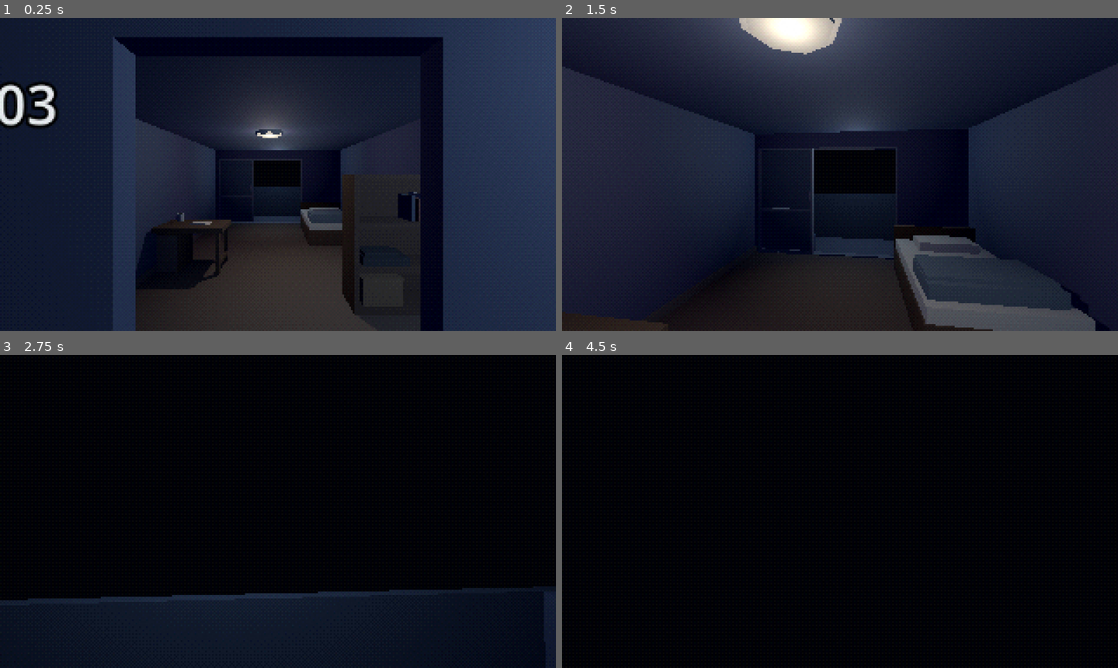
Above: before the commit, frames 1-4 (two rows, left to right).
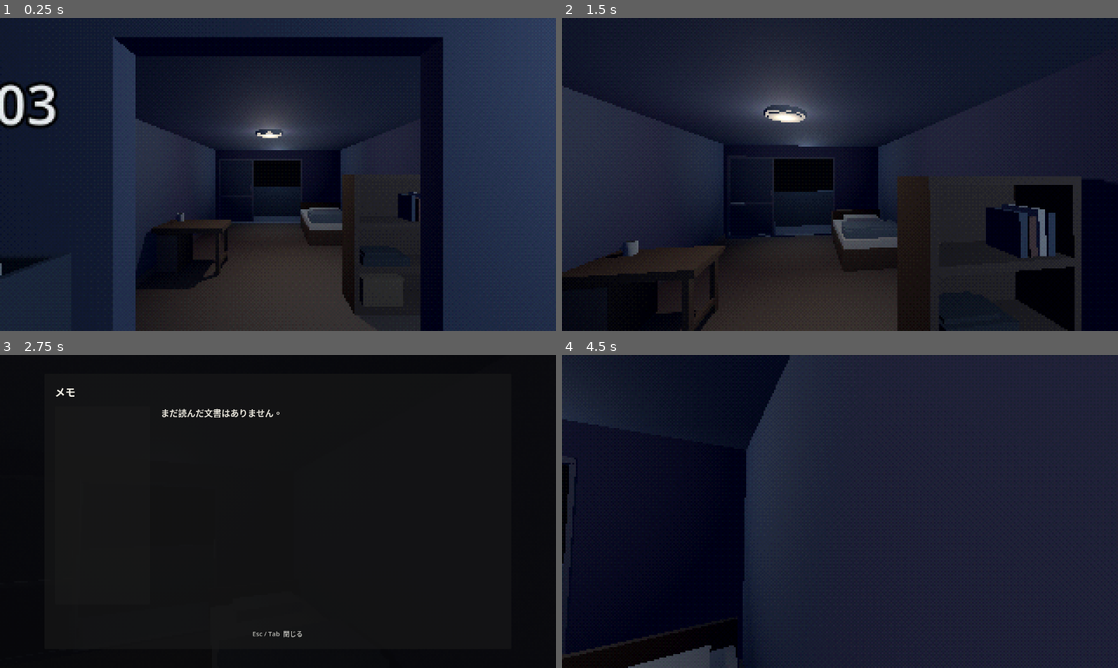
Above: after the commit, the same moments.

Repository: user-sato/tonari_no_heya
Game: Godot game, scene res://scenes/game_root.tscn
Two runs of this game, one before a commit and one after it. Both use one fixed random seed, a clock stepped at 60 frames per second and the inputs below.
Inputs (mouse positions are in pixels of both pictures, inside the frame that each line leads up to):
- Up to frame 1 (0.25 s): no input
- Up to frame 2 (1.5 s): tap Enter at 0.5 s; move the mouse to (867, 174) at 0.52 s; hold E (interact, bound only after the commit) 0.53-1.28 s; hold W (move_forward) from 0.53 s (still down); click (867, 174) at 0.67 s; tap Backspace (toggle_notebook, bound only after the commit) at 0.8, 1.35 s; move the mouse to (812, 174) at 1.27 s; click (812, 174) at 1.42 s
- Up to frame 3 (2.75 s): keep holding W (move_forward); tap E (interact, bound only after the commit) at 1.55 s; move the mouse to (289, 505) at 2.02 s; hold E (interact, bound only after the commit) from 2.03 s (still down); click (289, 505) at 2.17 s; tap Backspace (toggle_notebook, bound only after the commit) at 2.3 s
- Up to frame 4 (4.5 s): keep holding W (move_forward); move the mouse to (834, 517) at 2.77 s; release E (interact, bound only after the commit) at 2.78 s; tap Backspace (toggle_notebook, bound only after the commit) at 2.85, 3.8, 4.35 s; click (834, 517) at 2.92 s; tap E (interact, bound only after the commit) at 3.05 s; move the mouse to (878, 514) at 3.52 s; hold E (interact, bound only after the commit) 3.53-4.28 s; click (878, 514) at 3.67 s; tap Space at 4.25 s; move the mouse to (795, 508) at 4.27 s; click (795, 508) at 4.42 s

The runs differ from the first frame. In frame 1, 0.3% of the frame differs, in the area x 0-39%, y 64-83%; in frame 2, 37%; in frame 3, 5.2%; in frame 4, 84%, in the area x 0-100%, y 0-100%.

Commit message:
Implement M1 apartment investigation flow

Diff:
--- /dev/null
+++ b/data/documents/day1_mail.json
@@ -0,0 +1,22 @@
+[
+  {
+    "id": "electricity_notice",
+    "title": "電気料金 最終通知",
+    "body": "電気料金のお支払いについて、最終のご案内です。\n供給停止予定日：11月15日\n期日までにお支払いを確認できない場合は、同日に供給を停止いたします。"
+  },
+  {
+    "id": "delivery_notice",
+    "title": "不在票",
+    "body": "お荷物をお届けに伺いましたが、ご不在でした。\n再配達のお手続きをお願いいたします。"
+  },
+  {
+    "id": "advertisement",
+    "title": "広告",
+    "body": "暮らしのお困りごとは、お気軽にご相談ください。"
+  },
+  {
+    "id": "unknown_letter",
+    "title": "差出人不明の手紙",
+    "body": "夜中に壁を叩くのは、やめてください。"
+  }
+]
--- a/project.godot
+++ b/project.godot
@@ -6,6 +6,10 @@
 
 config/name="となりの部屋"
 run/main_scene="res://scenes/game_root.tscn"
+
+[autoload]
+
+GameState="*res://scripts/autoload/game_state.gd"
 
 [display]
 
@@ -34,6 +38,14 @@
 "deadzone": 0.5,
 "events": [Object(InputEventKey,"physical_keycode":4194305)]
 }
+interact={
+"deadzone": 0.5,
+"events": [Object(InputEventKey,"physical_keycode":69)]
+}
+toggle_notebook={
+"deadzone": 0.5,
+"events": [Object(InputEventKey,"physical_keycode":4194308)]
+}
 
 [rendering]
 
--- a/scenes/game_root.tscn
+++ b/scenes/game_root.tscn
@@ -1,9 +1,11 @@
-[gd_scene load_steps=6 format=3]
+[gd_scene load_steps=8 format=3]
 
 [ext_resource type="PackedScene" path="res://scenes/levels/apartment_floor.tscn" id="1_level"]
 [ext_resource type="PackedScene" path="res://scenes/player/player.tscn" id="2_player"]
 [ext_resource type="Script" path="res://scripts/rendering/low_resolution_view.gd" id="3_render"]
 [ext_resource type="Shader" path="res://shaders/ordered_dither.gdshader" id="4_shader"]
+[ext_resource type="PackedScene" path="res://scenes/ui/hud.tscn" id="5_hud"]
+[ext_resource type="Script" path="res://scripts/systems/m1_director.gd" id="6_director"]
 
 [sub_resource type="ShaderMaterial" id="ShaderMaterial_dither"]
 shader = ExtResource("4_shader")
@@ -35,11 +37,7 @@
 position = Vector3(0, 0.02, -0.8)
 rotation = Vector3(0, 3.1415927, 0)
 
-[node name="UI" type="Control" parent="."]
-layout_mode = 1
-anchors_preset = 15
-anchor_right = 1.0
-anchor_bottom = 1.0
-grow_horizontal = 2
-grow_vertical = 2
-mouse_filter = 2
+[node name="HUD" parent="." instance=ExtResource("5_hud")]
+
+[node name="M1Director" type="Node" parent="."]
+script = ExtResource("6_director")
--- a/scenes/levels/apartment_floor.tscn
+++ b/scenes/levels/apartment_floor.tscn
@@ -1,4 +1,6 @@
-[gd_scene load_steps=23 format=3]
+[gd_scene load_steps=25 format=3]
+
+[ext_resource type="Script" path="res://scripts/interaction/interactable.gd" id="1_interactable"]
 
 [sub_resource type="StandardMaterial3D" id="Concrete"]
 albedo_color = Color(0.35, 0.39, 0.43, 1)
@@ -90,6 +92,9 @@
 [sub_resource type="BoxShape3D" id="DeskBounds"]
 size = Vector3(1.1, 0.76, 0.65)
 
+[sub_resource type="BoxShape3D" id="MailboxBounds"]
+size = Vector3(0.46, 0.38, 0.24)
+
 [node name="ApartmentFloor" type="Node3D"]
 
 [node name="WorldEnvironment" type="WorldEnvironment" parent="."]
@@ -138,6 +143,9 @@
 size = Vector3(0.9, 2.04, 0.08)
 material = SubResource("Metal")
 use_collision = true
+script = ExtResource("1_interactable")
+interaction_id = &"door_202"
+prompt_text = "扉を調べる"
 
 [node name="Number202" type="Label3D" parent="Corridor"]
 position = Vector3(-4.2, 1.75, -0.145)
@@ -179,6 +187,70 @@
 light_energy = 1.35
 omni_range = 6.0
 
+[node name="Mailbox203" type="Node3D" parent="Corridor"]
+position = Vector3(0.97, 1.17, -0.19)
+script = ExtResource("1_interactable")
+interaction_id = &"mailbox_203"
+prompt_text = "郵便物を取る"
+
+[node name="Body" type="StaticBody3D" parent="Corridor/Mailbox203"]
+
+[node name="CollisionShape3D" type="CollisionShape3D" parent="Corridor/Mailbox203/Body"]
+position = Vector3(0, 0.02, 0)
+shape = SubResource("MailboxBounds")
+
+[node name="Back" type="CSGBox3D" parent="Corridor/Mailbox203"]
+position = Vector3(0, 0, 0.105)
+size = Vector3(0.46, 0.3, 0.025)
+material = SubResource("Metal")
+
+[node name="Interior" type="CSGBox3D" parent="Corridor/Mailbox203"]
+position = Vector3(0, 0.02, 0.088)
+size = Vector3(0.41, 0.24, 0.01)
+material = SubResource("Window")
+
+[node name="LeftSide" type="CSGBox3D" parent="Corridor/Mailbox203"]
+position = Vector3(-0.218, 0, 0)
+size = Vector3(0.025, 0.3, 0.23)
+material = SubResource("Metal")
+
+[node name="RightSide" type="CSGBox3D" parent="Corridor/Mailbox203"]
+position = Vector3(0.218, 0, 0)
+size = Vector3(0.025, 0.3, 0.23)
+material = SubResource("Metal")
+
+[node name="Base" type="CSGBox3D" parent="Corridor/Mailbox203"]
+position = Vector3(0, -0.138, 0)
+size = Vector3(0.46, 0.025, 0.23)
+material = SubResource("Metal")
+
+[node name="Front" type="CSGBox3D" parent="Corridor/Mailbox203"]
+position = Vector3(0, -0.045, -0.105)
+size = Vector3(0.46, 0.21, 0.025)
+material = SubResource("Metal")
+
+[node name="Number" type="Label3D" parent="Corridor/Mailbox203"]
+position = Vector3(0, -0.045, -0.122)
+rotation = Vector3(0, 3.1415927, 0)
+text = "203"
+font_size = 40
+pixel_size = 0.0016
+modulate = Color(0.9, 0.92, 0.93, 1)
+
+[node name="MailStack" type="Node3D" parent="Corridor/Mailbox203"]
+
+[node name="EnvelopeLower" type="CSGBox3D" parent="Corridor/Mailbox203/MailStack"]
+position = Vector3(-0.025, 0.085, -0.025)
+rotation = Vector3(-0.12, 0, 0.07)
+size = Vector3(0.3, 0.21, 0.012)
+material = SubResource("Paper")
+
+[node name="EnvelopeUpper" type="CSGBox3D" parent="Corridor/Mailbox203/MailStack"]
+position = Vector3(0.025, 0.065, -0.05)
+rotation = Vector3(-0.16, 0, -0.09)
+size = Vector3(0.26, 0.18, 0.012)
+material = SubResource("Paper")
+
 [node name="Room203" type="Node3D" parent="."]
 
 [node name="Floor" type="CSGBox3D" parent="Room203"]
@@ -233,6 +305,10 @@
 
 [node name="Desk" type="Node3D" parent="Room203"]
 position = Vector3(1.42, 0.38, 2.7)
+script = ExtResource("1_interactable")
+interaction_id = &"desk_mail"
+prompt_text = "郵便物を置く"
+enabled = false
 
 [node name="Body" type="StaticBody3D" parent="Room203/Desk"]
 
@@ -415,13 +491,16 @@
 size = Vector3(0.055, 0.06, 0.5)
 material = SubResource("Furniture")
 
-[node name="EnvelopeLower" type="CSGBox3D" parent="Room203/Desk"]
+[node name="PlacedMail" type="Node3D" parent="Room203/Desk"]
+visible = false
+
+[node name="EnvelopeLower" type="CSGBox3D" parent="Room203/Desk/PlacedMail"]
 position = Vector3(-0.13, 0.389, -0.055)
 size = Vector3(0.3, 0.012, 0.2)
 material = SubResource("Paper")
 rotation = Vector3(0, 0.08, 0)
 
-[node name="EnvelopeUpper" type="CSGBox3D" parent="Room203/Desk"]
+[node name="EnvelopeUpper" type="CSGBox3D" parent="Room203/Desk/PlacedMail"]
 position = Vector3(-0.105, 0.403, -0.06)
 size = Vector3(0.26, 0.012, 0.18)
 material = SubResource("Paper")
--- a/scenes/player/player.tscn
+++ b/scenes/player/player.tscn
@@ -1,6 +1,7 @@
-[gd_scene load_steps=3 format=3]
+[gd_scene load_steps=4 format=3]
 
 [ext_resource type="Script" path="res://scripts/player/player_controller.gd" id="1_player"]
+[ext_resource type="Script" path="res://scripts/interaction/interaction_ray.gd" id="2_interaction"]
 
 [sub_resource type="CapsuleShape3D" id="CapsuleShape3D_player"]
 radius = 0.3
@@ -19,3 +20,7 @@
 [node name="Camera3D" type="Camera3D" parent="Head"]
 current = true
 fov = 75.0
+
+[node name="InteractionRay" type="RayCast3D" parent="Head/Camera3D"]
+target_position = Vector3(0, 0, -2)
+script = ExtResource("2_interaction")
--- /dev/null
+++ b/scenes/ui/hud.tscn
@@ -0,0 +1,6 @@
+[gd_scene load_steps=2 format=3]
+
+[ext_resource type="Script" path="res://scripts/ui/hud.gd" id="1"]
+
+[node name="HUD" type="CanvasLayer"]
+script = ExtResource("1")
--- /dev/null
+++ b/scripts/autoload/game_state.gd
@@ -0,0 +1,38 @@
+extends Node
+
+signal flag_changed(flag_name: StringName, value: bool)
+signal document_read(document_id: StringName)
+
+var day_index: int = 1
+var flags: Dictionary = {}
+var read_documents: Dictionary = {}
+var read_document_order: Array[StringName] = []
+
+
+func has_flag(flag_name: StringName) -> bool:
+	return bool(flags.get(flag_name, false))
+
+
+func set_flag(flag_name: StringName, value: bool = true) -> void:
+	if has_flag(flag_name) == value:
+		return
+	flags[flag_name] = value
+	flag_changed.emit(flag_name, value)
+
+
+func mark_document_read(document: Dictionary) -> void:
+	var document_id := StringName(document.get("id", ""))
+	if document_id.is_empty():
+		return
+	if not read_documents.has(document_id):
+		read_document_order.append(document_id)
+	read_documents[document_id] = document.duplicate(true)
+	document_read.emit(document_id)
+
+
+func get_read_documents() -> Array[Dictionary]:
+	var documents: Array[Dictionary] = []
+	for document_id in read_document_order:
+		if read_documents.has(document_id):
+			documents.append(read_documents[document_id].duplicate(true))
+	return documents
--- /dev/null
+++ b/scripts/interaction/interactable.gd
@@ -0,0 +1,17 @@
+class_name Interactable
+extends Node3D
+
+signal interacted
+
+@export var interaction_id: StringName
+@export var prompt_text: String = "調べる"
+@export var enabled: bool = true
+
+
+func _enter_tree() -> void:
+	add_to_group("interactable")
+
+
+func interact() -> void:
+	if enabled:
+		interacted.emit()
--- /dev/null
+++ b/scripts/interaction/interaction_ray.gd
@@ -0,0 +1,51 @@
+class_name InteractionRay
+extends RayCast3D
+
+signal prompt_changed(prompt: String)
+signal interaction_requested(target: Interactable)
+
+var _interaction_enabled: bool = true
+var _target: Interactable
+var _prompt: String = ""
+
+
+func _ready() -> void:
+	target_position = Vector3(0.0, 0.0, -2.0)
+
+
+func _physics_process(_delta: float) -> void:
+	_update_target()
+
+
+func _unhandled_input(event: InputEvent) -> void:
+	if not _interaction_enabled or not event.is_action_pressed("interact") or event.is_echo():
+		return
+	_update_target()
+	if is_instance_valid(_target) and _target.enabled:
+		var target := _target
+		interaction_requested.emit(target)
+		if is_instance_valid(target):
+			target.interact()
+		get_viewport().set_input_as_handled()
+
+
+func set_interaction_enabled(value: bool) -> void:
+	_interaction_enabled = value
+	_update_target()
+
+
+func _update_target() -> void:
+	var found: Interactable = null
+	if _interaction_enabled and is_colliding():
+		var node := get_collider() as Node
+		while node != null:
+			if node is Interactable:
+				if node.enabled:
+					found = node
+				break
+			node = node.get_parent()
+	_target = found
+	var prompt := found.prompt_text if found != null else ""
+	if prompt != _prompt:
+		_prompt = prompt
+		prompt_changed.emit(_prompt)
--- a/scripts/player/player_controller.gd
+++ b/scripts/player/player_controller.gd
@@ -4,6 +4,7 @@
 @export var mouse_sensitivity: float = 0.002
 
 @onready var head: Node3D = $Head
+var input_enabled: bool = true
 
 
 func _ready() -> void:
@@ -11,6 +12,8 @@
 
 
 func _unhandled_input(event: InputEvent) -> void:
+	if not input_enabled:
+		return
 	if event.is_action_pressed("toggle_mouse_capture") and not event.is_echo():
 		if Input.mouse_mode == Input.MOUSE_MODE_CAPTURED:
 			Input.mouse_mode = Input.MOUSE_MODE_VISIBLE
@@ -26,8 +29,17 @@
 	if not is_on_floor():
 		velocity += get_gravity() * delta
 
-	var input_direction := Input.get_vector("move_left", "move_right", "move_forward", "move_backward")
+	var input_direction := Vector2.ZERO
+	if input_enabled:
+		input_direction = Input.get_vector("move_left", "move_right", "move_forward", "move_backward")
 	var direction := (transform.basis * Vector3(input_direction.x, 0.0, input_direction.y)).normalized()
 	velocity.x = direction.x * walk_speed
 	velocity.z = direction.z * walk_speed
 	move_and_slide()
+
+
+func set_input_enabled(value: bool) -> void:
+	input_enabled = value
+	if not value:
+		velocity.x = 0.0
+		velocity.z = 0.0
--- /dev/null
+++ b/scripts/systems/m1_director.gd
@@ -0,0 +1,104 @@
+extends Node
+
+const DOCUMENT_PATH := "res://data/documents/day1_mail.json"
+
+@onready var world: SubViewport = get_parent().get_node("WorldDisplay/WorldView")
+@onready var level: Node3D = world.get_node("ApartmentFloor")
+@onready var player: CharacterBody3D = world.get_node("Player")
+@onready var interaction_ray: InteractionRay = player.get_node("Head/Camera3D/InteractionRay")
+@onready var hud: CanvasLayer = get_parent().get_node("HUD")
+@onready var game_state = get_node("/root/GameState")
+
+var documents: Array[Dictionary] = []
+var documents_by_id: Dictionary = {}
+
+
+func _ready() -> void:
+	_load_documents()
+	interaction_ray.prompt_changed.connect(hud.set_interaction_prompt)
+	interaction_ray.interaction_requested.connect(_on_interaction_requested)
+	hud.overlay_opened.connect(_on_overlay_opened)
+	hud.overlay_closed.connect(_on_overlay_closed)
+	hud.document_viewed.connect(_on_document_viewed)
+	hud.notebook_requested.connect(_on_notebook_requested)
+	_apply_world_state()
+
+
+func _load_documents() -> void:
+	var parsed: Variant = JSON.parse_string(FileAccess.get_file_as_string(DOCUMENT_PATH))
+	if not parsed is Array:
+		push_error("Day 1 mail data could not be loaded")
+		return
+	for value in parsed:
+		if value is Dictionary:
+			var document: Dictionary = value.duplicate(true)
+			documents.append(document)
+			documents_by_id[StringName(document.get("id", ""))] = document
+
+
+func _on_interaction_requested(target: Interactable) -> void:
+	match target.interaction_id:
+		&"mailbox_203":
+			_collect_mail()
+		&"desk_mail":
+			_inspect_mail()
+		&"door_202":
+			game_state.set_flag(&"door_202_examined")
+			hud.show_message("返事はない。鍵が掛かっている。")
+
+
+func _collect_mail() -> void:
+	if game_state.has_flag(&"mail_collected"):
+		return
+	game_state.set_flag(&"mail_collected")
+	_apply_world_state()
+	hud.show_message("郵便物を回収した。机で確認しよう。")
+
+
+func _inspect_mail() -> void:
+	if not game_state.has_flag(&"mail_collected"):
+		return
+	if not game_state.has_flag(&"mail_placed"):
+		game_state.set_flag(&"mail_placed")
+		_apply_world_state()
+	hud.open_documents(documents)
+
+
+func _on_document_viewed(document_id: StringName) -> void:
+	if not documents_by_id.has(document_id):
+		return
+	game_state.mark_document_read(documents_by_id[document_id])
+	if document_id == &"unknown_letter":
+		game_state.set_flag(&"letter_read")
+	elif document_id == &"electricity_notice":
+		game_state.set_flag(&"power_cut_notice_seen")
+
+
+func _on_notebook_requested() -> void:
+	hud.open_notebook(game_state.get_read_documents())
+
+
+func _on_overlay_opened() -> void:
+	player.set_input_enabled(false)
+	interaction_ray.set_interaction_enabled(false)
+	Input.mouse_mode = Input.MOUSE_MODE_VISIBLE
+
+
+func _on_overlay_closed() -> void:
+	player.set_input_enabled(true)
+	interaction_ray.set_interaction_enabled(true)
+	Input.mouse_mode = Input.MOUSE_MODE_CAPTURED
+
+
+func _apply_world_state() -> void:
+	var mailbox := level.get_node("Corridor/Mailbox203") as Interactable
+	var desk := level.get_node("Room203/Desk") as Interactable
+	var mail_stack := mailbox.get_node("MailStack") as Node3D
+	var placed_mail := desk.get_node("PlacedMail") as Node3D
+	var collected: bool = game_state.has_flag(&"mail_collected")
+	var placed: bool = game_state.has_flag(&"mail_placed")
+	mailbox.enabled = not collected
+	mail_stack.visible = not collected
+	desk.enabled = collected
+	desk.prompt_text = "郵便物を見る" if placed else "郵便物を置く"
+	placed_mail.visible = placed
--- /dev/null
+++ b/scripts/ui/hud.gd
@@ -0,0 +1,214 @@
+extends CanvasLayer
+
+signal overlay_opened
+signal overlay_closed
+signal document_viewed(id: StringName)
+signal notebook_requested
+
+var _mode := ""
+var _pages: Array[Dictionary] = []
+var _page_index := 0
+var _message_serial := 0
+var _prompt: Label
+var _crosshair: Label
+var _message: Label
+var _shade: ColorRect
+var _title: Label
+var _body: Label
+var _counter: Label
+var _hint: Label
+var _list: ItemList
+
+
+func _ready() -> void:
+	_build_ui()
+
+
+func set_interaction_prompt(text: String) -> void:
+	_prompt.text = "[E] " + text if not text.is_empty() else ""
+	_prompt.visible = not text.is_empty() and _mode.is_empty()
+
+
+func show_message(text: String) -> void:
+	_message_serial += 1
+	var serial := _message_serial
+	_message.text = text
+	_message.visible = not text.is_empty() and _mode.is_empty()
+	if not text.is_empty():
+		await get_tree().create_timer(3.5).timeout
+		if serial == _message_serial:
+			_message.hide()
+
+
+func open_documents(pages: Array[Dictionary]) -> void:
+	_pages = pages.duplicate(true)
+	_page_index = 0
+	_open("documents")
+	_refresh_page()
+
+
+func open_notebook(entries: Array[Dictionary]) -> void:
+	_pages = entries.duplicate(true)
+	_page_index = 0
+	_open("notebook")
+	_list.clear()
+	for entry in _pages:
+		_list.add_item(str(entry.get("title", "無題")))
+	if not _pages.is_empty():
+		_list.select(0)
+	_refresh_page()
+
+
+func close_overlay() -> void:
+	if _mode.is_empty():
+		return
+	_mode = ""
+	_shade.hide()
+	_crosshair.show()
+	_prompt.visible = not _prompt.text.is_empty()
+	overlay_closed.emit()
+
+
+func is_overlay_open() -> bool:
+	return not _mode.is_empty()
+
+
+func _open(mode: String) -> void:
+	var was_closed := _mode.is_empty()
+	_mode = mode
+	_shade.show()
+	_crosshair.hide()
+	_prompt.hide()
+	_message.hide()
+	_list.visible = mode == "notebook"
+	_hint.text = "Esc / Tab  閉じる" if mode == "notebook" else "クリック / ← →  ページをめくる     Esc  閉じる"
+	if was_closed:
+		overlay_opened.emit()
+
+
+func _refresh_page() -> void:
+	if _pages.is_empty():
+		_title.text = "メモ" if _mode == "notebook" else ""
+		_body.text = "まだ読んだ文書はありません。" if _mode == "notebook" else ""
+		_counter.text = ""
+		return
+	var page := _pages[_page_index]
+	_title.text = str(page.get("title", "無題"))
+	_body.text = str(page.get("body", ""))
+	(_body.get_parent() as ScrollContainer).scroll_vertical = 0
+	_counter.text = "%d / %d" % [_page_index + 1, _pages.size()]
+	if _mode == "documents":
+		document_viewed.emit(StringName(str(page.get("id", ""))))
+
+
+func _input(event: InputEvent) -> void:
+	if event is InputEventKey and event.pressed and not event.echo:
+		if event.keycode == KEY_ESCAPE and is_overlay_open():
+			close_overlay()
+			get_viewport().set_input_as_handled()
+			return
+		if event.is_action_pressed("toggle_notebook"):
+			if _mode == "notebook":
+				close_overlay()
+			elif _mode.is_empty():
+				notebook_requested.emit()
+			get_viewport().set_input_as_handled()
+			return
+		if _mode == "documents" and event.keycode in [KEY_LEFT, KEY_RIGHT]:
+			_turn_page(-1 if event.keycode == KEY_LEFT else 1)
+			get_viewport().set_input_as_handled()
+			return
+	if _mode == "documents" and event is InputEventMouseButton and event.pressed and event.button_index == MOUSE_BUTTON_LEFT:
+		_turn_page(1)
+		get_viewport().set_input_as_handled()
+
+
+func _turn_page(direction: int) -> void:
+	if _pages.is_empty():
+		return
+	var next := clampi(_page_index + direction, 0, _pages.size() - 1)
+	if next != _page_index:
+		_page_index = next
+		_refresh_page()
+
+
+func _on_item_selected(index: int) -> void:
+	if _mode == "notebook" and index >= 0 and index < _pages.size():
+		_page_index = index
+		_refresh_page()
+
+
+func _label(parent: Node, font_size: int, color: Color) -> Label:
+	var label := Label.new()
+	label.add_theme_font_size_override("font_size", font_size)
+	label.add_theme_color_override("font_color", color)
+	label.mouse_filter = Control.MOUSE_FILTER_IGNORE
+	parent.add_child(label)
+	return label
+
+
+func _build_ui() -> void:
+	var root := Control.new()
+	root.set_anchors_and_offsets_preset(Control.PRESET_FULL_RECT)
+	root.mouse_filter = Control.MOUSE_FILTER_IGNORE
+	add_child(root)
+	_crosshair = _label(root, 16, Color(1, 1, 1, 0.75))
+	_crosshair.text = "·"
+	_crosshair.horizontal_alignment = HORIZONTAL_ALIGNMENT_CENTER
+	_crosshair.vertical_alignment = VERTICAL_ALIGNMENT_CENTER
+	_crosshair.set_anchors_and_offsets_preset(Control.PRESET_CENTER)
+	_crosshair.position = Vector2(-10, -12)
+	_crosshair.size = Vector2(20, 24)
+	_prompt = _label(root, 18, Color(1, 1, 1, 0.85))
+	_prompt.horizontal_alignment = HORIZONTAL_ALIGNMENT_CENTER
+	_prompt.set_anchors_and_offsets_preset(Control.PRESET_CENTER)
+	_prompt.position = Vector2(-250, 25)
+	_prompt.size = Vector2(500, 32)
+	_prompt.hide()
+	_message = _label(root, 22, Color.WHITE)
+	_message.horizontal_alignment = HORIZONTAL_ALIGNMENT_CENTER
+	_message.set_anchors_and_offsets_preset(Control.PRESET_CENTER_BOTTOM)
+	_message.position = Vector2(-450, -105)
+	_message.size = Vector2(900, 40)
+	_message.hide()
+	_shade = ColorRect.new()
+	_shade.color = Color(0.03, 0.03, 0.035, 0.88)
+	_shade.set_anchors_and_offsets_preset(Control.PRESET_FULL_RECT)
+	_shade.mouse_filter = Control.MOUSE_FILTER_STOP
+	root.add_child(_shade)
+	var panel := PanelContainer.new()
+	panel.anchor_left = 0.08
+	panel.anchor_top = 0.06
+	panel.anchor_right = 0.92
+	panel.anchor_bottom = 0.94
+	_shade.add_child(panel)
+	var margin := MarginContainer.new()
+	for side in ["left", "right", "top", "bottom"]:
+		margin.add_theme_constant_override("margin_" + side, 24)
+	panel.add_child(margin)
+	var column := VBoxContainer.new()
+	column.add_theme_constant_override("separation", 16)
+	margin.add_child(column)
+	_title = _label(column, 24, Color(0.95, 0.94, 0.9))
+	var content := HBoxContainer.new()
+	content.size_flags_vertical = Control.SIZE_EXPAND_FILL
+	content.add_theme_constant_override("separation", 24)
+	column.add_child(content)
+	_list = ItemList.new()
+	_list.custom_minimum_size.x = 220
+	_list.add_theme_font_size_override("font_size", 18)
+	_list.item_selected.connect(_on_item_selected)
+	content.add_child(_list)
+	var body_scroll := ScrollContainer.new()
+	body_scroll.size_flags_horizontal = Control.SIZE_EXPAND_FILL
+	body_scroll.size_flags_vertical = Control.SIZE_EXPAND_FILL
+	body_scroll.horizontal_scroll_mode = ScrollContainer.SCROLL_MODE_DISABLED
+	content.add_child(body_scroll)
+	_body = _label(body_scroll, 20, Color(0.9, 0.89, 0.85))
+	_body.autowrap_mode = TextServer.AUTOWRAP_WORD_SMART
+	_body.size_flags_horizontal = Control.SIZE_EXPAND_FILL
+	_counter = _label(column, 16, Color(0.75, 0.75, 0.73))
+	_counter.horizontal_alignment = HORIZONTAL_ALIGNMENT_RIGHT
+	_hint = _label(column, 15, Color(0.7, 0.7, 0.68))
+	_hint.horizontal_alignment = HORIZONTAL_ALIGNMENT_CENTER
+	_shade.hide()
Not shown, added: scripts/autoload/game_state.gd.uid
Not shown, added: scripts/interaction/interactable.gd.uid
Not shown, added: scripts/interaction/interaction_ray.gd.uid
Not shown, added: scripts/ui/hud.gd.uid
Not shown, changed: tonari_no_heya_design_v0.1/11_decision_log.md
